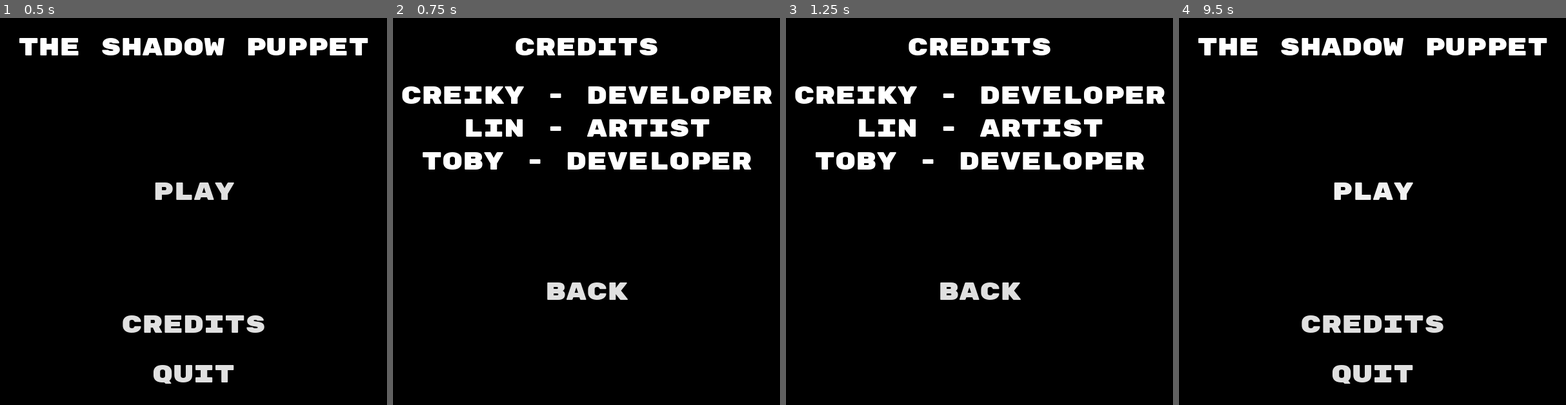
Above: before the commit, frames 1-4 (left to right).
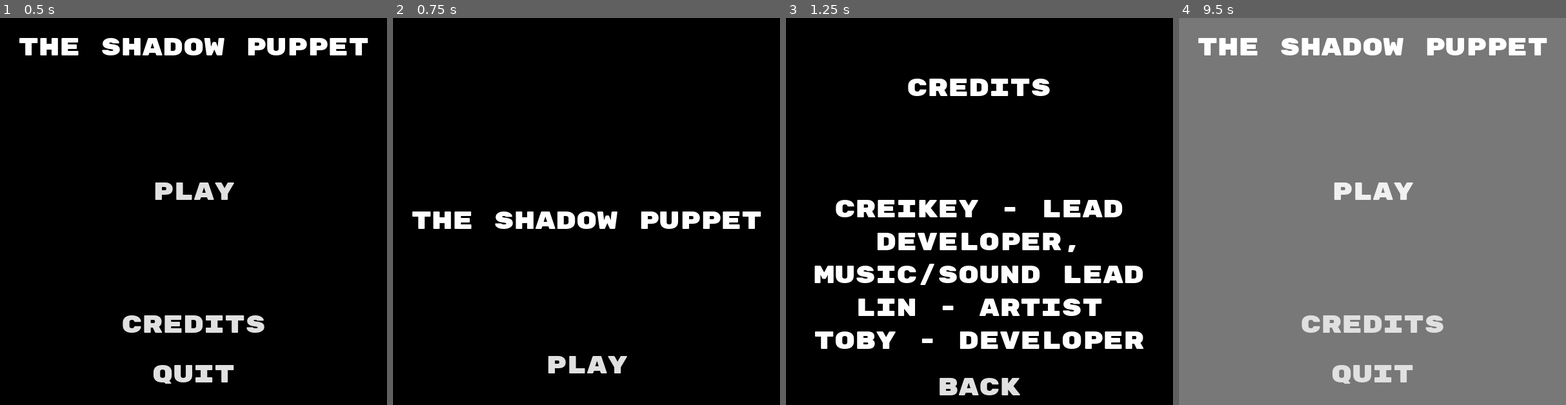
Above: after the commit, the same moments.

Repository: ljhs-games/the-shadow-puppet
Game: Godot game, scene res://TitleScreen.tscn
The game is run twice, just before and just after one commit, with the same random seed, the same clock (stepped at 60 frames per second) and the same inputs.
Inputs:
- Up to frame 1 (0.5 s): no input
- Up to frame 2 (0.75 s): click "Credits" at 0.5 s
- Up to frame 3 (1.25 s): no input
- Up to frame 4 (9.5 s): click "Back" at 1.25 s; click "Play" at 2 s; click "Play" at 2.75 s; click "Play" at 3.5 s; tap Enter at 4.25, 5.75, 7.25 s; tap Space at 5, 6.5, 8 s

Frame 1 is identical in both runs. In frame 2, 11% of the frame differs, in the area x 2-98%, y 5-92%; in frame 3, 18%; in frame 4, 96%, in the area x 0-100%, y 0-100%.

Commit message:
Add snazzy animations to the credits

Diff:
--- /dev/null
+++ b/src/BasicButton.tscn
@@ -0,0 +1,13 @@
+[gd_scene load_steps=3 format=2]
+
+[ext_resource path="res://focused-empty-button.tres" type="StyleBox" id=1]
+[ext_resource path="res://title-screen-font.tres" type="DynamicFont" id=2]
+
+[node name="BasicButton" type="Button"]
+margin_top = 448.0
+margin_right = 600.0
+margin_bottom = 502.0
+custom_styles/focus = ExtResource( 1 )
+custom_fonts/font = ExtResource( 2 )
+text = "Credits"
+flat = true
--- a/src/CreditScreen.tscn
+++ /dev/null
@@ -1,37 +0,0 @@
-[gd_scene load_steps=3 format=2]
-
-[ext_resource path="res://title-screen-font.tres" type="DynamicFont" id=1]
-[ext_resource path="res://PlayButton.tscn" type="PackedScene" id=2]
-
-[node name="Node2D" type="Node2D"]
-
-[node name="CanvasLayer" type="CanvasLayer" parent="."]
-
-[node name="VBoxContainer" type="VBoxContainer" parent="CanvasLayer"]
-anchor_right = 1.0
-anchor_bottom = 1.0
-
-[node name="CreditsLabel" type="Label" parent="CanvasLayer/VBoxContainer"]
-margin_top = 22.0
-margin_right = 600.0
-margin_bottom = 70.0
-size_flags_vertical = 6
-custom_fonts/font = ExtResource( 1 )
-text = "Credits"
-align = 1
-
-[node name="Credits" type="Label" parent="CanvasLayer/VBoxContainer"]
-margin_top = 97.0
-margin_right = 600.0
-margin_bottom = 247.0
-size_flags_vertical = 3
-custom_fonts/font = ExtResource( 1 )
-text = "Creiky - Developer
-Lin - Artist
-Toby - Developer"
-align = 1
-
-[node name="BackButton" parent="CanvasLayer/VBoxContainer" instance=ExtResource( 2 )]
-margin_top = 251.0
-text = "Back"
-target_scene = "res://TitleScreen.tscn"
--- a/src/PlayButton.gd
+++ b/src/PlayButton.gd
@@ -3,4 +3,5 @@
 export (String, FILE, "*.tscn") var target_scene
 
 func _on_PlayButton_pressed():
+# warning-ignore:return_value_discarded
 	get_tree().change_scene(target_scene)
--- a/src/TitleScreen.tscn
+++ b/src/TitleScreen.tscn
@@ -1,14 +1,18 @@
-[gd_scene load_steps=8 format=2]
+[gd_scene load_steps=13 format=2]
 
 [ext_resource path="res://Rain and Thunder 01.WAV" type="AudioStream" id=1]
 [ext_resource path="res://TitleScreenAnimation.gd" type="Script" id=2]
-[ext_resource path="res://title-screen-font.tres" type="DynamicFont" id=3]
-[ext_resource path="res://PlayButton.tscn" type="PackedScene" id=4]
-[ext_resource path="res://focused-empty-button.tres" type="StyleBox" id=5]
-[ext_resource path="res://QuitButton.gd" type="Script" id=6]
+[ext_resource path="res://TitleScreenCanvasLayer.gd" type="Script" id=3]
+[ext_resource path="res://title-screen-font.tres" type="DynamicFont" id=4]
+[ext_resource path="res://PlayButton.tscn" type="PackedScene" id=5]
+[ext_resource path="res://BasicButton.tscn" type="PackedScene" id=6]
+[ext_resource path="res://focused-empty-button.tres" type="StyleBox" id=7]
+[ext_resource path="res://QuitButton.gd" type="Script" id=8]
 
 [sub_resource type="Animation" id=1]
-resource_name = "TitleScreenAnim"
+resource_name = "GotoCredits"
+
+[sub_resource type="Animation" id=2]
 length = 15.0
 loop = true
 tracks/0/type = "audio"
@@ -26,7 +30,7 @@
 "times": PoolRealArray( 0 )
 }
 tracks/1/type = "value"
-tracks/1/path = NodePath("CanvasLayer/LightningRect:color")
+tracks/1/path = NodePath("TitleScreenCanvasLayer/LightningRect:color")
 tracks/1/interp = 1
 tracks/1/loop_wrap = true
 tracks/1/imported = false
@@ -38,55 +42,152 @@
 "values": [ Color( 0, 0, 0, 1 ), Color( 0, 0, 0, 1 ), Color( 0.392157, 0.392157, 0.392157, 1 ), Color( 1, 1, 1, 1 ), Color( 0, 0, 0, 1 ), Color( 0, 0, 0, 1 ), Color( 1, 1, 1, 1 ), Color( 0, 0, 0, 1 ) ]
 }
 
+[sub_resource type="Animation" id=3]
+resource_name = "ToCredits"
+length = 0.4
+tracks/0/type = "value"
+tracks/0/path = NodePath("MainMenu:rect_position")
+tracks/0/interp = 2
+tracks/0/loop_wrap = true
+tracks/0/imported = false
+tracks/0/enabled = true
+tracks/0/keys = {
+"times": PoolRealArray( 0, 0.4 ),
+"transitions": PoolRealArray( 1, 1 ),
+"update": 0,
+"values": [ Vector2( 0, 0 ), Vector2( 0, 600 ) ]
+}
+tracks/1/type = "value"
+tracks/1/path = NodePath("CreditScreen:rect_position")
+tracks/1/interp = 2
+tracks/1/loop_wrap = true
+tracks/1/imported = false
+tracks/1/enabled = true
+tracks/1/keys = {
+"times": PoolRealArray( 0, 0.1, 0.4 ),
+"transitions": PoolRealArray( 1, 2.07053, 1.31951 ),
+"update": 0,
+"values": [ Vector2( 600, 0 ), Vector2( 600, 0 ), Vector2( 0, 0 ) ]
+}
+
+[sub_resource type="Animation" id=4]
+resource_name = "ToTitleScreen"
+length = 0.4
+tracks/0/type = "value"
+tracks/0/path = NodePath("CreditScreen:rect_position")
+tracks/0/interp = 1
+tracks/0/loop_wrap = true
+tracks/0/imported = false
+tracks/0/enabled = true
+tracks/0/keys = {
+"times": PoolRealArray( 0, 0.4 ),
+"transitions": PoolRealArray( 1, 1 ),
+"update": 0,
+"values": [ Vector2( 0, 0 ), Vector2( 600, 0 ) ]
+}
+tracks/1/type = "value"
+tracks/1/path = NodePath("MainMenu:rect_position")
+tracks/1/interp = 1
+tracks/1/loop_wrap = true
+tracks/1/imported = false
+tracks/1/enabled = true
+tracks/1/keys = {
+"times": PoolRealArray( 0, 0.4 ),
+"transitions": PoolRealArray( 2.63902, 1 ),
+"update": 0,
+"values": [ Vector2( -400, 600 ), Vector2( 0, 0 ) ]
+}
+
 [node name="TitleScreen" type="Node2D"]
 
 [node name="TitleScreenAnimation" type="AnimationPlayer" parent="."]
 autoplay = "TitleScreenAnim"
-anims/TitleScreenAnim = SubResource( 1 )
+anims/GotoCredits = SubResource( 1 )
+anims/TitleScreenAnim = SubResource( 2 )
 script = ExtResource( 2 )
 
 [node name="TitleScreenRain" type="AudioStreamPlayer" parent="TitleScreenAnimation"]
 stream = ExtResource( 1 )
 
-[node name="CanvasLayer" type="CanvasLayer" parent="."]
+[node name="TitleScreenCanvasLayer" type="CanvasLayer" parent="."]
+script = ExtResource( 3 )
 
-[node name="LightningRect" type="ColorRect" parent="CanvasLayer"]
+[node name="CreditsSwitcher" type="AnimationPlayer" parent="TitleScreenCanvasLayer"]
+anims/ToCredits = SubResource( 3 )
+anims/ToTitleScreen = SubResource( 4 )
+
+[node name="LightningRect" type="ColorRect" parent="TitleScreenCanvasLayer"]
 anchor_right = 1.0
 anchor_bottom = 1.0
 color = Color( 0, 0, 0, 1 )
 
-[node name="VBoxContainer" type="VBoxContainer" parent="CanvasLayer"]
+[node name="MainMenu" type="VBoxContainer" parent="TitleScreenCanvasLayer"]
 anchor_right = 1.0
 anchor_bottom = 1.0
+margin_bottom = 0.0012207
 
-[node name="TitleScreenLabel" type="Label" parent="CanvasLayer/VBoxContainer"]
+[node name="TitleScreenLabel" type="Label" parent="TitleScreenCanvasLayer/MainMenu"]
 margin_top = 22.0
 margin_right = 600.0
 margin_bottom = 70.0
 size_flags_vertical = 6
-custom_fonts/font = ExtResource( 3 )
+custom_fonts/font = ExtResource( 4 )
 text = "The Shadow Puppet"
 align = 1
 
-[node name="PlayButton" parent="CanvasLayer/VBoxContainer" instance=ExtResource( 4 )]
+[node name="PlayButton" parent="TitleScreenCanvasLayer/MainMenu" instance=ExtResource( 5 )]
 margin_top = 96.0
 margin_bottom = 444.0
 
-[node name="CreditsButton" parent="CanvasLayer/VBoxContainer" instance=ExtResource( 4 )]
-margin_top = 448.0
-margin_bottom = 502.0
-size_flags_vertical = 1
-text = "Credits"
-target_scene = "res://CreditScreen.tscn"
+[node name="CreditsButton" parent="TitleScreenCanvasLayer/MainMenu" instance=ExtResource( 6 )]
 
-[node name="QuitButton" type="Button" parent="CanvasLayer/VBoxContainer"]
+[node name="QuitButton" type="Button" parent="TitleScreenCanvasLayer/MainMenu"]
 margin_top = 506.0
 margin_right = 600.0
 margin_bottom = 600.0
 size_flags_vertical = 3
-custom_styles/focus = ExtResource( 5 )
-custom_fonts/font = ExtResource( 3 )
+custom_styles/focus = ExtResource( 7 )
+custom_fonts/font = ExtResource( 4 )
 text = "Quit"
 flat = true
-script = ExtResource( 6 )
-[connection signal="pressed" from="CanvasLayer/VBoxContainer/QuitButton" to="CanvasLayer/VBoxContainer/QuitButton" method="_on_QuitButton_pressed"]
+script = ExtResource( 8 )
+
+[node name="CreditScreen" type="VBoxContainer" parent="TitleScreenCanvasLayer"]
+anchor_right = 1.0
+anchor_bottom = 1.0
+margin_left = 600.0
+margin_right = 599.999
+rect_rotation = 360.0
+rect_pivot_offset = Vector2( 300, 300 )
+
+[node name="CreditsLabel" type="Label" parent="TitleScreenCanvasLayer/CreditScreen"]
+margin_top = 85.0
+margin_right = 599.0
+margin_bottom = 184.0
+size_flags_vertical = 6
+custom_fonts/font = ExtResource( 4 )
+text = "Credits
+"
+align = 1
+
+[node name="Credits" type="Label" parent="TitleScreenCanvasLayer/CreditScreen"]
+margin_top = 273.0
+margin_right = 599.0
+margin_bottom = 542.0
+size_flags_horizontal = 3
+size_flags_vertical = 3
+custom_fonts/font = ExtResource( 4 )
+text = "Creikey - Lead Developer, Music/Sound lead
+Lin - Artist
+Toby - Developer"
+align = 1
+autowrap = true
+
+[node name="BasicButton" parent="TitleScreenCanvasLayer/CreditScreen" instance=ExtResource( 6 )]
+margin_top = 546.0
+margin_right = 599.0
+margin_bottom = 600.0
+text = "Back"
+[connection signal="pressed" from="TitleScreenCanvasLayer/MainMenu/CreditsButton" to="TitleScreenCanvasLayer" method="_on_CreditsButton_pressed"]
+[connection signal="pressed" from="TitleScreenCanvasLayer/MainMenu/QuitButton" to="TitleScreenCanvasLayer/MainMenu/QuitButton" method="_on_QuitButton_pressed"]
+[connection signal="pressed" from="TitleScreenCanvasLayer/CreditScreen/BasicButton" to="TitleScreenCanvasLayer" method="_on_BasicButton_pressed"]
--- /dev/null
+++ b/src/TitleScreenCanvasLayer.gd
@@ -0,0 +1,8 @@
+extends CanvasLayer
+
+
+func _on_CreditsButton_pressed():
+	$CreditsSwitcher.play("ToCredits")
+
+func _on_BasicButton_pressed():
+	$CreditsSwitcher.play("ToTitleScreen")
